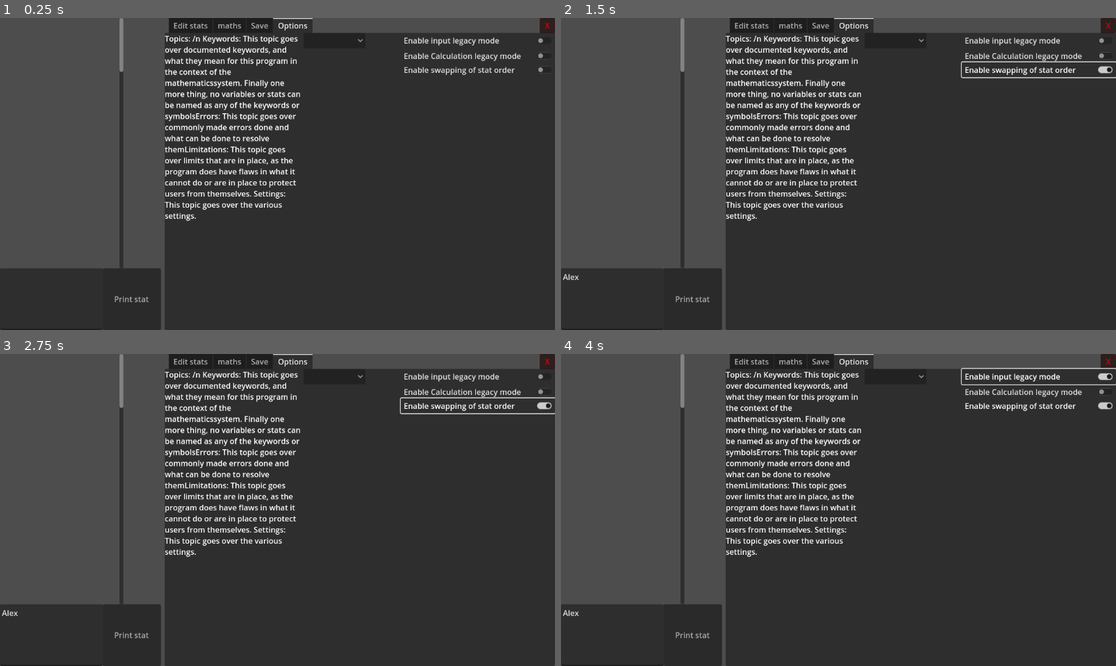
Above: before the commit, frames 1-4 (two rows, left to right).
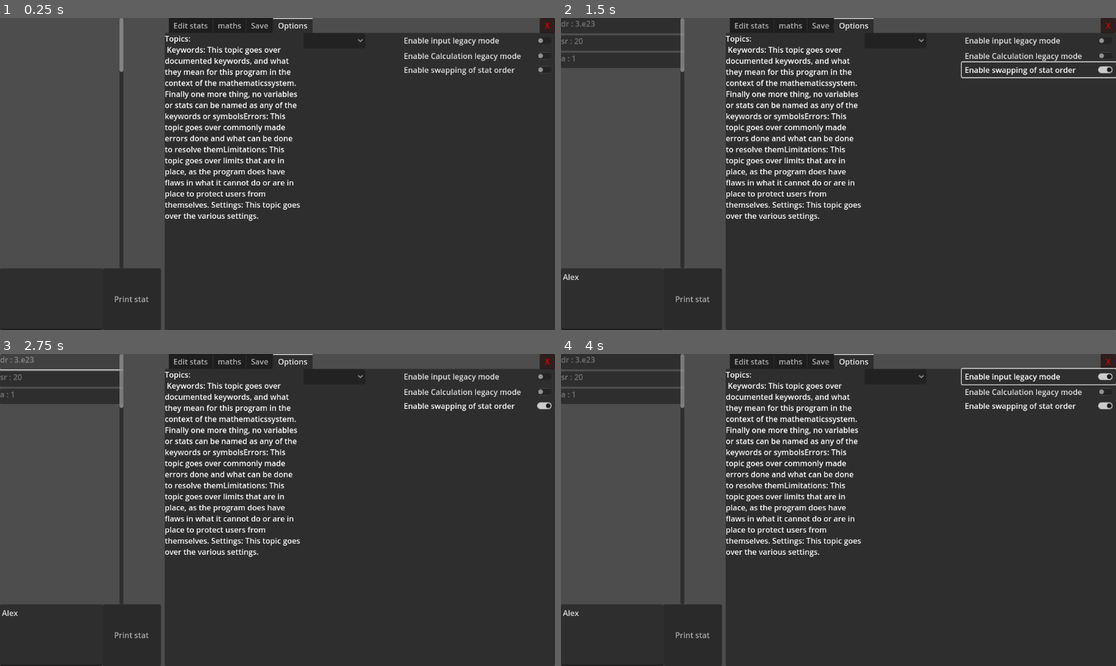
Above: after the commit, the same moments.

Repository: Random31234/huge-numbers-2.0
Game: Godot game, scene res://scenes/main.tscn
The game is run twice, just before and just after one commit, with the same random seed, the same clock (stepped at 60 frames per second) and the same inputs.
Inputs (mouse positions are in pixels of both pictures, inside the frame that each line leads up to):
- Up to frame 1 (0.25 s): no input
- Up to frame 2 (1.5 s): click (610, 298) at 0.52 s; type "Alex" at 0.6 s; click "Enable swapping of stat order" at 1.25 s
- Up to frame 3 (2.75 s): click (61, 360) at 2.02 s
- Up to frame 4 (4 s): click "Print stat" at 2.75 s; click "Enable input legacy mode" at 3.5 s

The runs differ from the first frame. In frame 1, 4.4% of the frame differs, in the area x 29-55%, y 5-66%; in frame 2, 7.5%, in the area x 0-55%, y 0-66%; in frame 3, 6.9%; in frame 4, 7.5%.

Commit message:
Finished swapper function
The swapper is now in commission, where it can swap the stats accordingly.

Diff:
--- a/scenes/Stats.gd
+++ b/scenes/Stats.gd
@@ -4,10 +4,12 @@
 @export var names:Array[String]
 @export var values:Array[Big]
 @export var statBox:VBoxContainer
-
+var na:Node2D
 var statEntity = preload("res://scenes/StatEntity.tscn")
 var swappable:bool
 
+var firstSelected:int
+var selected:bool
 
 # Called when the node enters the scene tree for the first time.
 func _ready() -> void:
@@ -31,11 +33,15 @@
 	var name:String
 
 	name =names[id1]
-	v = values[id2]
+	v = values[id1]
 	names[id1] = names[id2]
 	names[id2] = name
 	values[id1] = values[id2]
 	values[id2] =v
+	updateStats()
+
+
+
 
 
 #this function is to be called for updates.
@@ -52,12 +58,27 @@
 		i = statEntity.instantiate()
 		i.get_child(0).text = names[z] + " : " +values[z].toScientific()
 
-
+		statBox.add_child(i)
 		if(swappable == true):
-			i.get_child(1).visibility = true
-			i.get_child
+			i.get_child(1).visible = true
+			i.get_child(1).set_process(0)
+			i.get_child(1).connect("button_down",swapFunction.bind(i.get_index(true)))
 		if(swappable == false):
-			i.get_child(1).visibility = false
-			i.get_child(1)
+			i.get_child(1).visible = false
+			i.get_child(1).set_process(4)
 
 		z+=1
+
+
+func swapFunction(i:int):
+
+	if (selected == true):
+
+		if(i < values.size() && firstSelected < values.size()):
+			swapper(i, firstSelected)
+			selected = false
+			return
+	if(selected == false):
+		print(" selected first:  "+ str(firstSelected))
+		firstSelected = i
+		selected= true
--- a/scenes/main.tscn
+++ b/scenes/main.tscn
@@ -6,6 +6,21 @@
 [ext_resource type="Script" path="res://scripts/Documentation.gd" id="2_xlgaw"]
 [ext_resource type="Script" path="res://scripts/math.gd" id="3_i23ap"]
 [ext_resource type="Script" path="res://scripts/bigNumber.gd" id="4_kxll6"]
+
+[sub_resource type="Resource" id="Resource_36vgc"]
+script = ExtResource("4_kxll6")
+mantissa = 3.0
+exponent = 23
+
+[sub_resource type="Resource" id="Resource_urerf"]
+script = ExtResource("4_kxll6")
+mantissa = 2.0
+exponent = 1
+
+[sub_resource type="Resource" id="Resource_37l18"]
+script = ExtResource("4_kxll6")
+mantissa = 1.0
+exponent = 0
 
 [sub_resource type="Resource" id="Resource_wet55"]
 script = ExtResource("3_i23ap")
@@ -44,6 +59,8 @@
 
 [node name="stat Storage Node" type="Node" parent="." node_paths=PackedStringArray("statBox")]
 script = ExtResource("1_7y165")
+names = Array[String](["dr", "sr", "a"])
+values = Array[ExtResource("4_kxll6")]([SubResource("Resource_36vgc"), SubResource("Resource_urerf"), SubResource("Resource_37l18")])
 statBox = NodePath("../stats scroll container/VBoxContainer")
 
 [node name="math Storage Node" type="Node" parent="." node_paths=PackedStringArray("stat")]
@@ -837,7 +854,7 @@
 popup/item_1/text = "Keywords"
 popup/item_1/id = 1
 script = ExtResource("2_xlgaw")
-documents = Array[String](["Topics: /n Keywords: This topic goes over documen …(499 unchanged characters)…
+documents = Array[String](["Topics: //n Keywords: This topic goes over documen …(499 unchanged characters)…
 t = NodePath("../RichTextLabel")
 
 [node name="Swappable" type="CheckButton" parent="TabContainer/Options"]
Not shown: 1 places in scenes/main.tscn that only renumber resources
